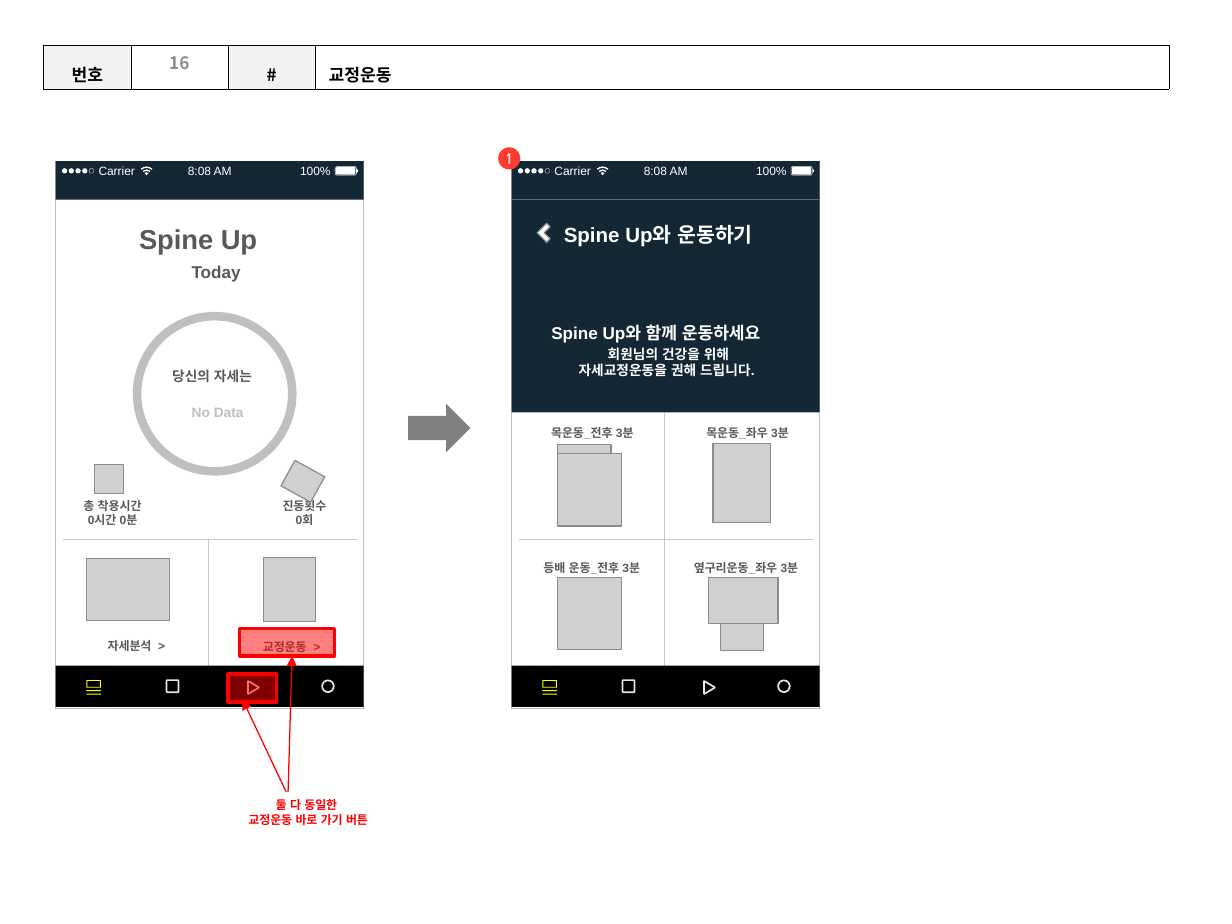
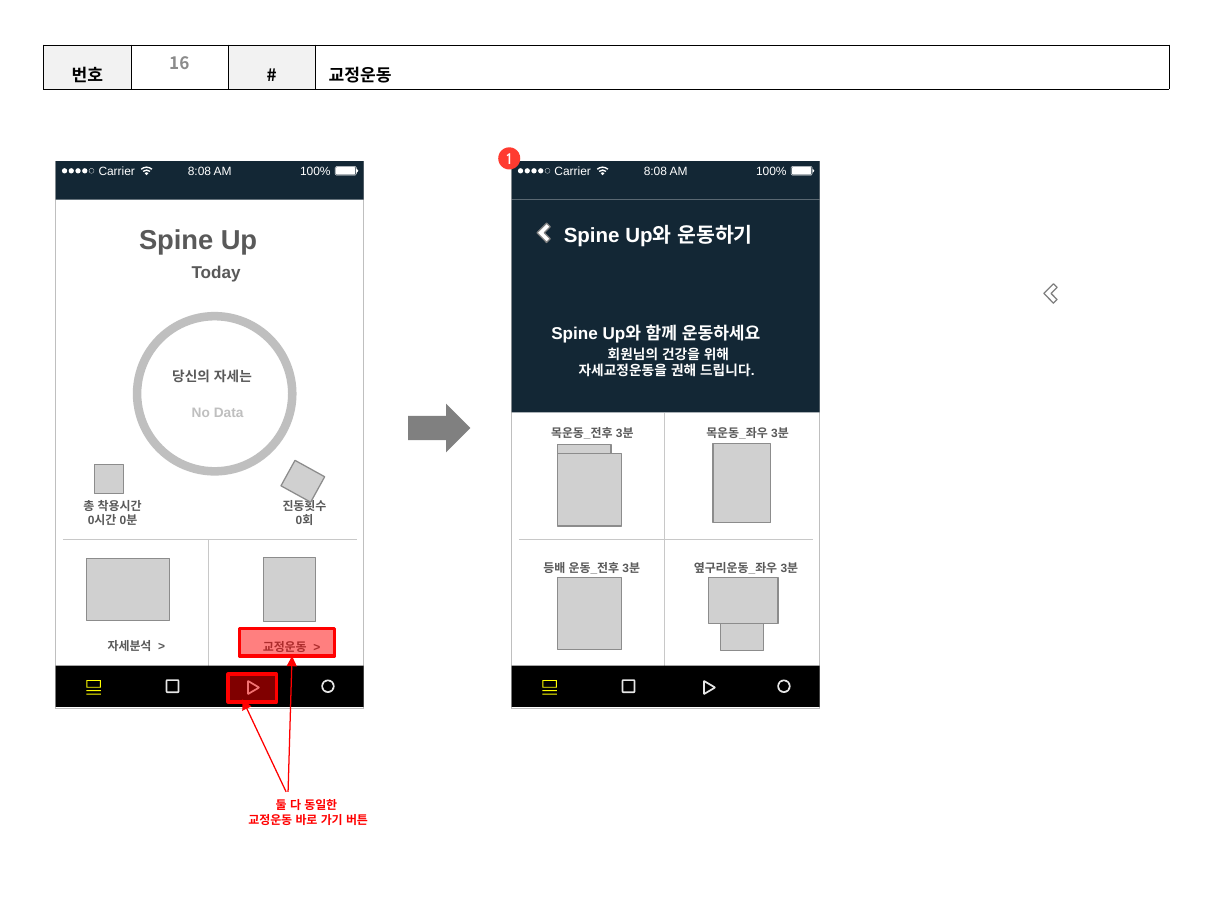
Before and after one commit to bqlab/osp-vestband, a slide deck: slide 16 of 7조_Spine up.pptx. Drawn at 1232x924 pixels with LibreOffice and Linux fonts; fonts in the diff are those of the drawing; grey boxes stand for pictures. Boxes give left, top, right and bottom in pixels: in the first picture for what was removed or moved away, otherwise in the second. Text is boxed around its words. In the diff, an @@ line names an element or a change of style, - is before the commit and + after.

```diff
--- a/7조_Spine up.pptx
+++ b/7조_Spine up.pptx
@@ freeform shape added at bbox=[1044, 283, 1057, 303], fill #FFFFFF, outline #808080 0.75 pt @@
```
